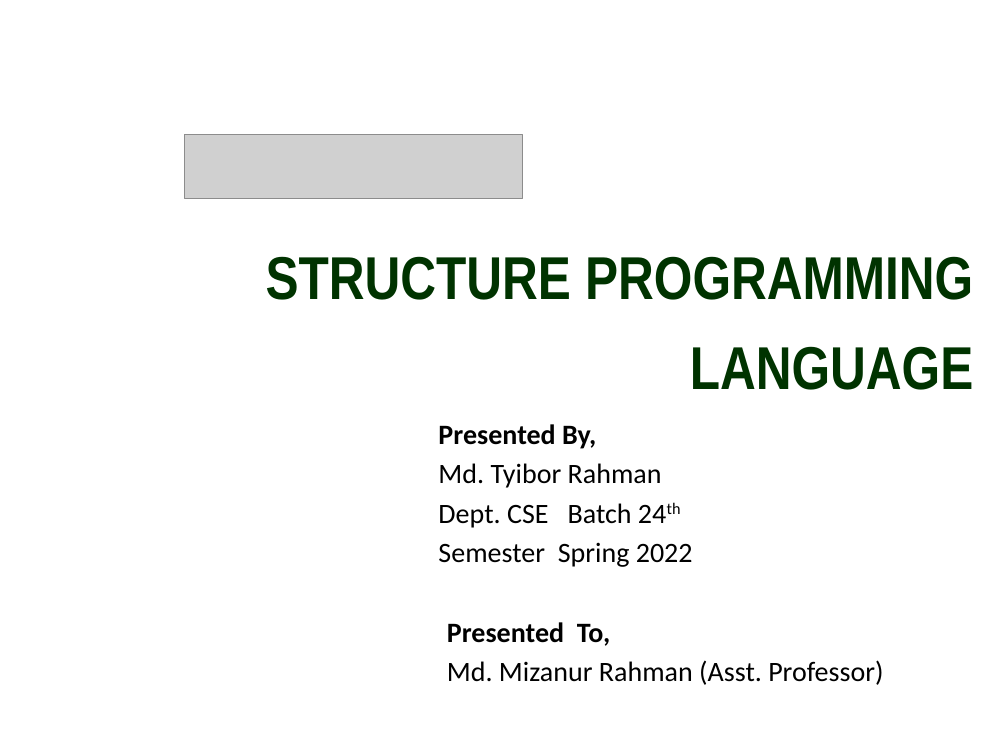
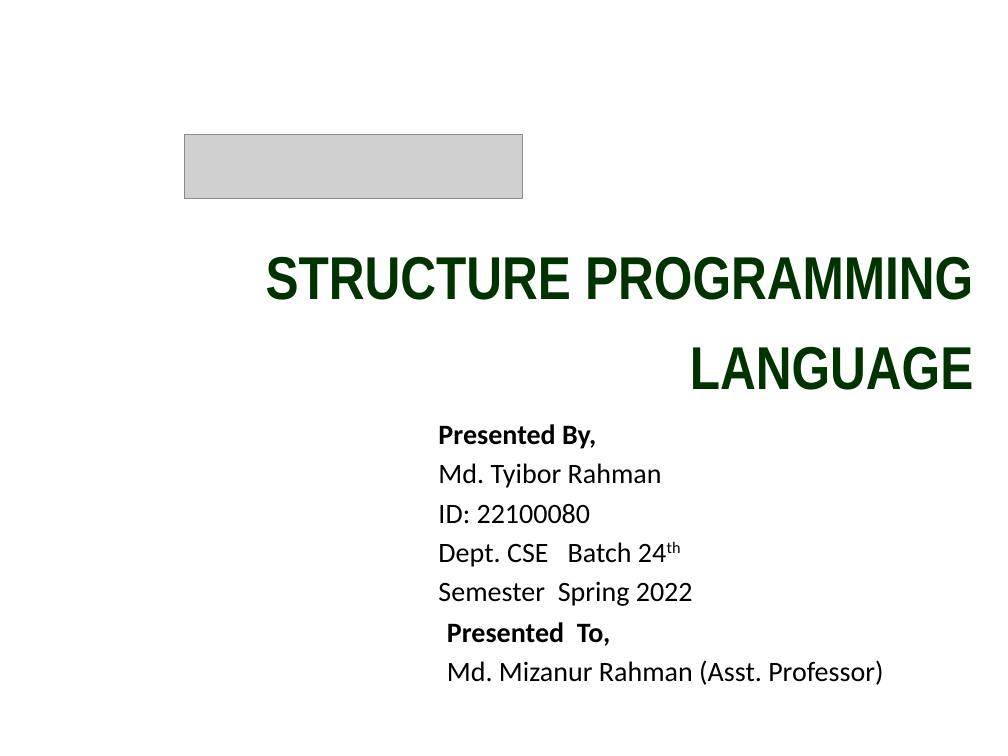
Before and after one commit to thewhiteant/Learning_Something, a slide deck: slide 1 of pptx/amar/rafi.pptx. Drawn at 1008x756 pixels with LibreOffice and Linux fonts; fonts in the diff are those of the drawing; grey boxes stand for pictures; background and template pictures are left out. Boxes give left, top, right and bottom in pixels: in the first picture for what was removed or moved away, otherwise in the second. Text is boxed around its words. In the diff, an @@ line names an element or a change of style, - is before the commit and + after.

```diff
--- a/pptx/amar/rafi.pptx
+++ b/pptx/amar/rafi.pptx
@@ subtitle at [438,504,591,524]: paragraph added @@
+ID: 22100080
```
